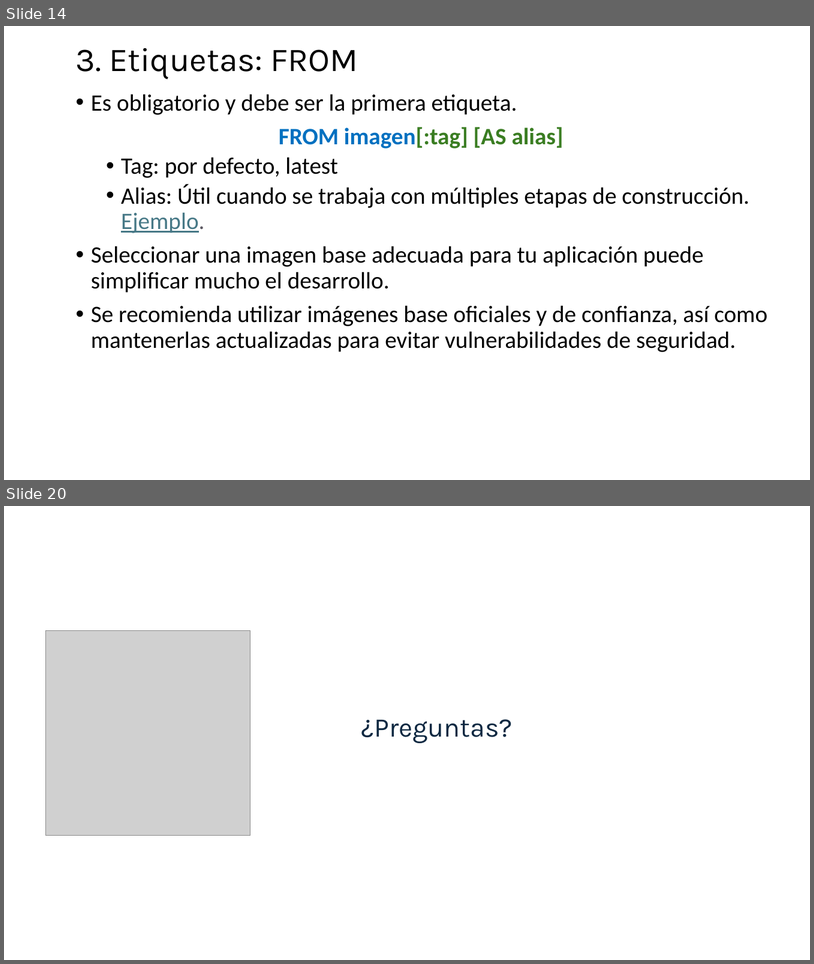
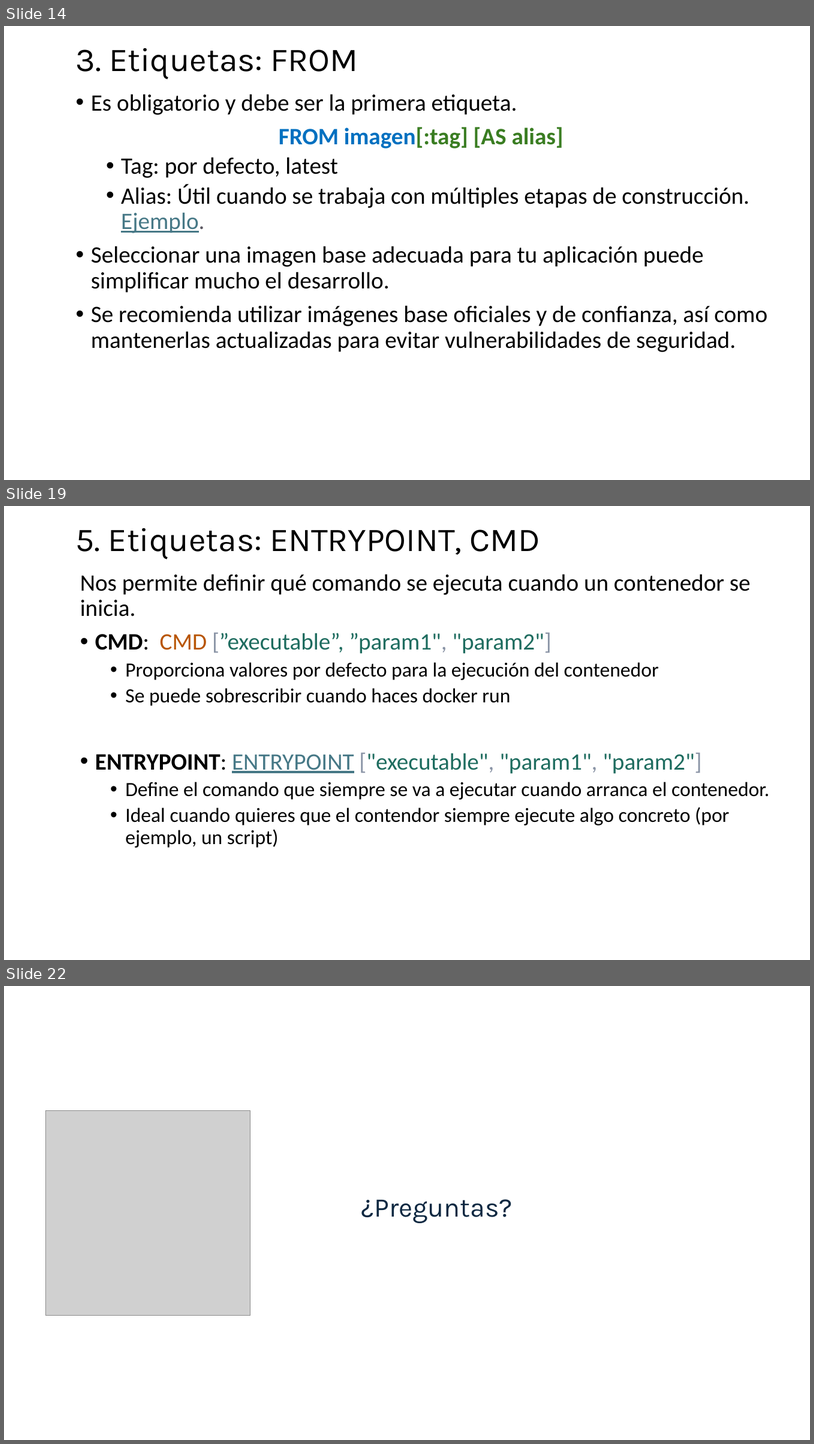
Before and after one commit to jpaniorte/docker25, a slide deck: ppt/3_Dockerfile.pptx. Shown one above the other, each under a label of ours: slides 14 and 20 before the commit, slides 14, 19 and 22 after it; the slides between them are not shown. The pictures are 814x964 and 814x1444 pixels, drawn with LibreOffice and Linux fonts; fonts in the diff are those of the drawing; grey boxes stand for pictures. Boxes give left, top, right and bottom in pixels: in the first picture for what was removed or moved away, otherwise in the second. Text is boxed around its words. In the diff, an @@ line names an element or a change of style, - is before the commit and + after.

```diff
--- a/ppt/3_Dockerfile.pptx
+++ b/ppt/3_Dockerfile.pptx
@@ slide 19 added at (4,506,810,960), background #FFFFFF @@
@@ text added at (76,528,541,559), 39.6 pt, text #000000 @@
+5. Etiquetas: ENTRYPOINT, CMD
@@ text added at (80,574,770,847), 24 pt, text #000000 @@
+Nos permite definir qué comando se ejecuta cuando un contenedor se inicia.
+• CMD: CMD [”executable”, ”param1", "param2"]
+  • Proporciona valores por defecto para la ejecución del contenedor
+  • Se puede sobrescribir cuando haces docker run
+• ENTRYPOINT: ENTRYPOINT ["executable", "param1", "param2"]
+  • Define el comando que siempre se va a ejecutar cuando arranca el contenedor.
+  • Ideal cuando quieres que el contendor siempre ejecute algo concreto (por ejemplo, un script)
@@ what was slide 20 is now slide 22 @@
```
Also in this commit, not shown: 6 slides changed, 12 other slides added, 7 slides removed, 3 other files.
